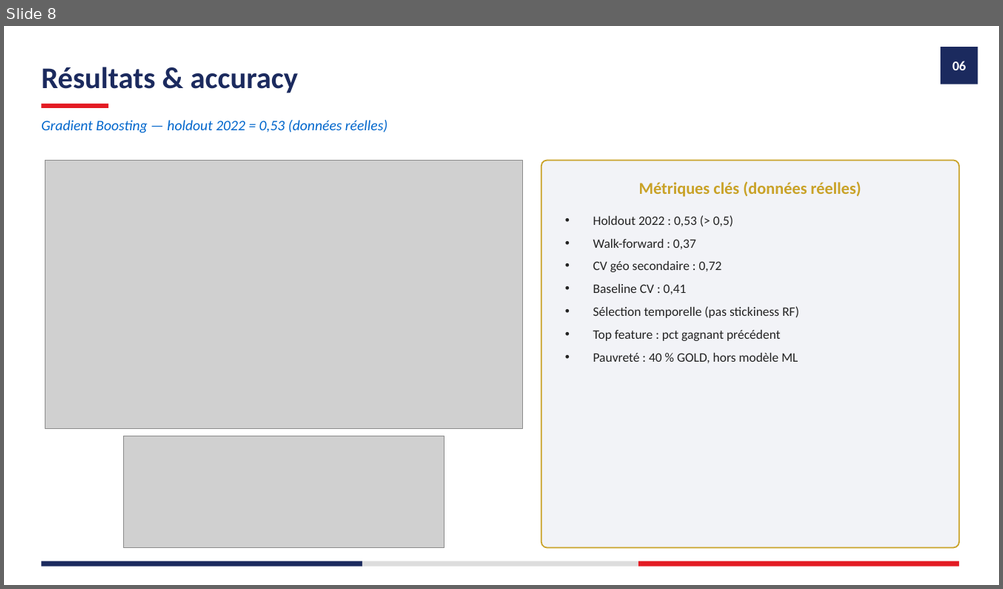
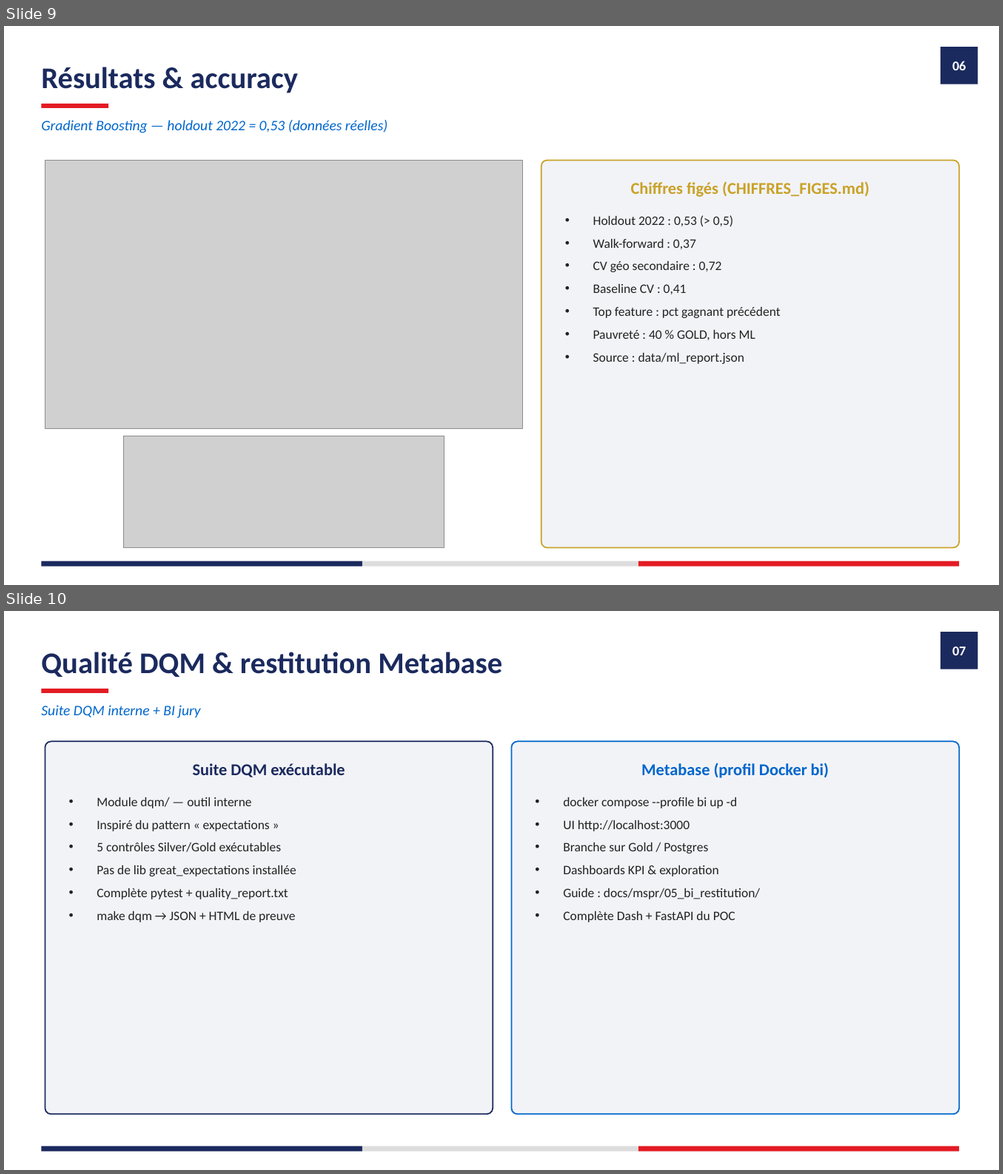
Before and after one commit to guilafont1/mspr-rattrapage, a slide deck: docs/livrables/Support_soutenance_POC_ElectioAnalytics.pptx. Shown one above the other, each under a label of ours: slide 8 before the commit, slides 9 and 10 after it. The pictures are 1003x589 and 1003x1174 pixels, drawn with LibreOffice and Linux fonts; fonts in the diff are those of the drawing; grey boxes stand for pictures. Boxes give left, top, right and bottom in pixels: in the first picture for what was removed or moved away, otherwise in the second. Text is boxed around its words. In the diff, an @@ line names an element or a change of style, - is before the commit and + after.

Commit message:
Update Makefile and documentation to integrate DQM suite and enhance project structure. Replace 'gx' with 'dqm' for data quality checks, add new targets for report generation and deck creation, and update README and other documentation to reflect these changes. Adjusted accuracy metrics and clarified data sources in various documents.

```diff
--- a/docs/livrables/Support_soutenance_POC_ElectioAnalytics.pptx
+++ b/docs/livrables/Support_soutenance_POC_ElectioAnalytics.pptx
@@ slide 10 added at <box>4,611,999,1170</box>, background #FFFFFF @@
@@ rectangle added at <box>940,632,978,669</box>, fill #1B2A5E @@
@@ text added at <box>41,652,502,677</box>, 29 pt, text #1B2A5E, bold @@
+Qualité DQM & restitution Metabase
@@ text added at <box>952,647,965,655</box>, 13 pt, text #FFFFFF, bold @@
+07
@@ rectangle added at <box>41,689,108,693</box>, fill #E31B23 @@
@@ text added at <box>41,705,200,718</box>, 14 pt, text #0066CC, italic @@
+Suite DQM interne + BI jury
@@ rounded rectangle added at <box>45,741,492,1115</box>, fill #F2F3F7, outline #1B2A5E 1.25 pt @@
@@ rounded rectangle added at <box>512,741,959,1115</box>, fill #F2F3F7, outline #0066CC 1.25 pt @@
@@ text added at <box>193,763,344,777</box>, 16 pt, text #1B2A5E, bold @@
+Suite DQM exécutable
@@ text added at <box>641,763,828,778</box>, 16 pt, text #0066CC, bold @@
+Metabase (profil Docker bi)
@@ text added at <box>96,797,296,923</box>, 12.5 pt, text #222222 @@
+• Module dqm/ — outil interne
+• Inspiré du pattern « expectations »
+• 5 contrôles Silver/Gold exécutables
+• Pas de lib great_expectations installée
+• Complète pytest + quality_report.txt
+• make dqm → JSON + HTML de preuve
@@ text added at <box>563,797,760,923</box>, 12.5 pt, text #222222 @@
+• docker compose --profile bi up -d
+• UI http://localhost:3000
+• Branche sur Gold / Postgres
+• Dashboards KPI & exploration
+• Guide : docs/mspr/05_bi_restitution/
+• Complète Dash + FastAPI du POC
@@ rectangle added at <box>41,1147,362,1152</box>, fill #1B2A5E @@
@@ rectangle added at <box>362,1147,638,1152</box>, fill #DDDDDD @@
@@ rectangle added at <box>638,1147,959,1152</box>, fill #E31B23 @@
@@ what was slide 8 is now slide 9 @@
@@ slide 9 changed as well @@
@@ text at <box>631,181,869,197</box>: text changed @@
-Métriques clés (données réelles)
+Chiffres figés (CHIFFRES_FIGES.md)
@@ text at <box>593,306,799,318</box>: paragraph removed @@
-• Sélection temporelle (pas stickiness RF)
@@ text at <box>593,330,755,364</box>: text changed @@
-• Pauvreté : 40 % GOLD, hors modèle ML
+• Pauvreté : 40 % GOLD, hors ML
+• Source : data/ml_report.json
```
Also in this commit, not shown: 11 other slides changed, 2 other slides added, 26 other files.
